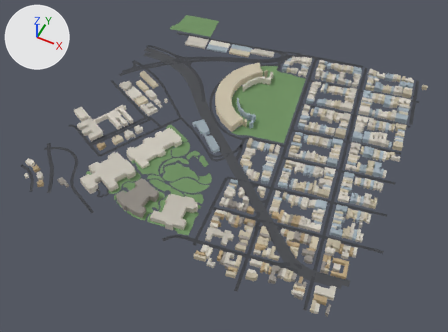
Before and after pictures for a commit that changed the glTF model public/tiles/tile_8_9.glb.
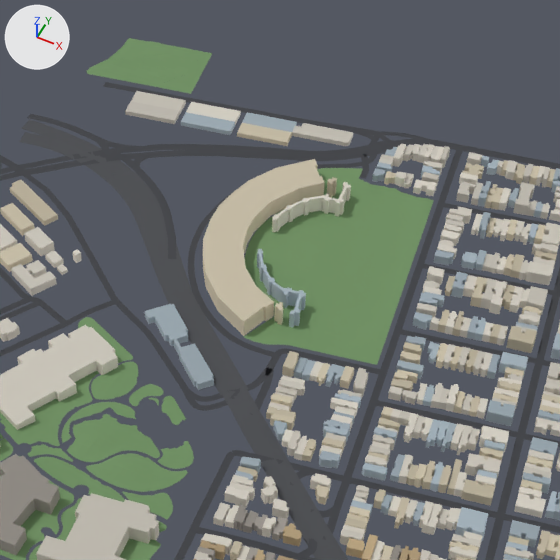
Old and new are each drawn whole from a 50 mm lens placed at (117.0, 254.0, 1155.0), pointed at (-358.0, 1205.0, -33.0) and again close up on the part from 30% to 79% of the width and 0% to 66% of the height. Every picture has the same lights, and +X, +Y and +Z are marked at upper left. The older version's two pictures come first. Where no turn or scale is listed for an object, it has been applied to the vertices. Vertices at exactly the same position are counted once.

Script lines for the objects in view, before the commit:
```python
me_bld_8_9 = bpy.data.meshes.new('bld_8_9')
me_bld_8_9.from_pydata(...)  # 11667 vertices, 16891 faces; spans x -412.0..412.0, y -408.0..408.0, z -16.0..16.0
me_bld_8_9.materials.append(mat_cityvc)
me_grn_8_9 = bpy.data.meshes.new('grn_8_9')
me_grn_8_9.from_pydata(...)  # 3208 vertices, 4423 faces; spans x -255.0..255.0, y -391.0..391.0, z -9.0..9.0
me_grn_8_9.materials.append(mat_cityvc)
me_road_8_9 = bpy.data.meshes.new('road_8_9')
me_road_8_9.from_pydata(...)  # 3126 vertices, 2804 faces; spans x -433.0..433.0, y -425.0..425.0, z -13.0..13.0
me_road_8_9.materials.append(mat_cityvc)
ob_bld_8_9 = bpy.data.objects.new('bld_8_9', me_bld_8_9)
ob_bld_8_9.location = (-370.0, 1294.0, 18.0)
ob_grn_8_9 = bpy.data.objects.new('grn_8_9', me_grn_8_9)
ob_grn_8_9.location = (-496.0, 1322.0, 11.0)
ob_road_8_9 = bpy.data.objects.new('road_8_9', me_road_8_9)
ob_road_8_9.location = (-346.0, 1287.0, 16.0)
```
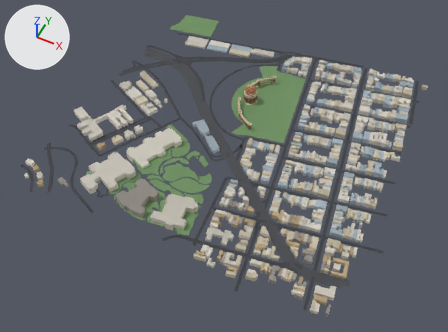
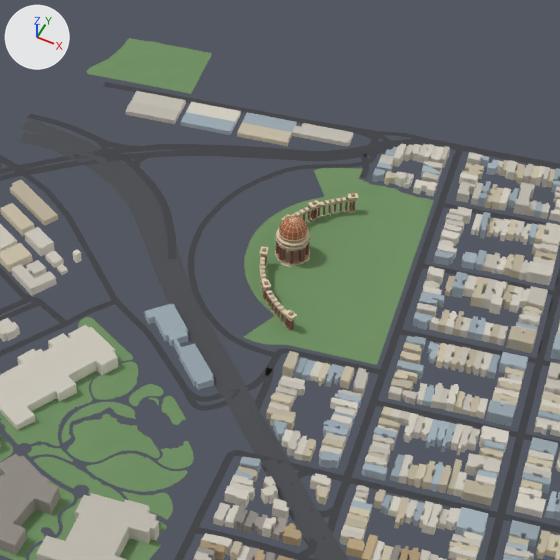
Patch to the scene script:
```diff
--- a/public/tiles/tile_8_9.glb.py
+++ b/public/tiles/tile_8_9.glb.py
@@ me_bld_8_9 @@
 # used by ob_bld_8_9; location = (-370.0, 1294.0, 18.0)
-me_bld_8_9.from_pydata(...)  # 11667 vertices, 16891 faces; spans x -412.0..412.0, y -408.0..408.0, z -16.0..16.0
+me_bld_8_9.from_pydata(...)  # 11337 vertices, 16406 faces; spans x -412.0..412.0, y -408.0..408.0, z -16.0..16.0
+# me_bld_8_9 part 1: 6 loose pieces with 338 vertices, spanning x -114.0..405.0, y -3.0..395.0, z -16.0..6.0, are deleted
+# other edits to the shape of me_bld_8_9 do not show in these pictures
 me_bld_8_9.materials.append(mat_cityvc)
@@ me_lm_palace_peristyle @@
+me_lm_palace_peristyle.from_pydata(...)  # 10424 vertices, 17864 faces; spans x -39.0..39.0, y -105.0..105.0, z -12.0..12.0
+me_lm_palace_peristyle.materials.append(mat_cityvc)
@@ me_lm_palace_rotunda @@
+me_lm_palace_rotunda.from_pydata(...)  # 8897 vertices, 16084 faces; spans x -20.0..20.0, y -20.0..20.0, z -27.4..27.4
+me_lm_palace_rotunda.materials.append(mat_cityvc)
@@ ob_lm_palace_peristyle @@
+ob_lm_palace_peristyle = bpy.data.objects.new('lm_palace_peristyle', me_lm_palace_peristyle)
+ob_lm_palace_peristyle.location = (-374.0, 1422.0, 15.0)
@@ ob_lm_palace_rotunda @@
+ob_lm_palace_rotunda = bpy.data.objects.new('lm_palace_rotunda', me_lm_palace_rotunda)
+ob_lm_palace_rotunda.location = (-388.0, 1426.0, 29.0)
```

Pixel boxes (x1, y1, x2, y2) of what changed, in the close-ups (560 x 560 px):
'bld_8_9', reshaped, moved: (0, 91, 560, 560) in both
'lm_palace_peristyle', added: after (260, 193, 358, 330)
'lm_palace_rotunda', added (brown): after (275, 216, 311, 267)
part 1 of me_bld_8_9, deleted: before (203, 159, 351, 336)
